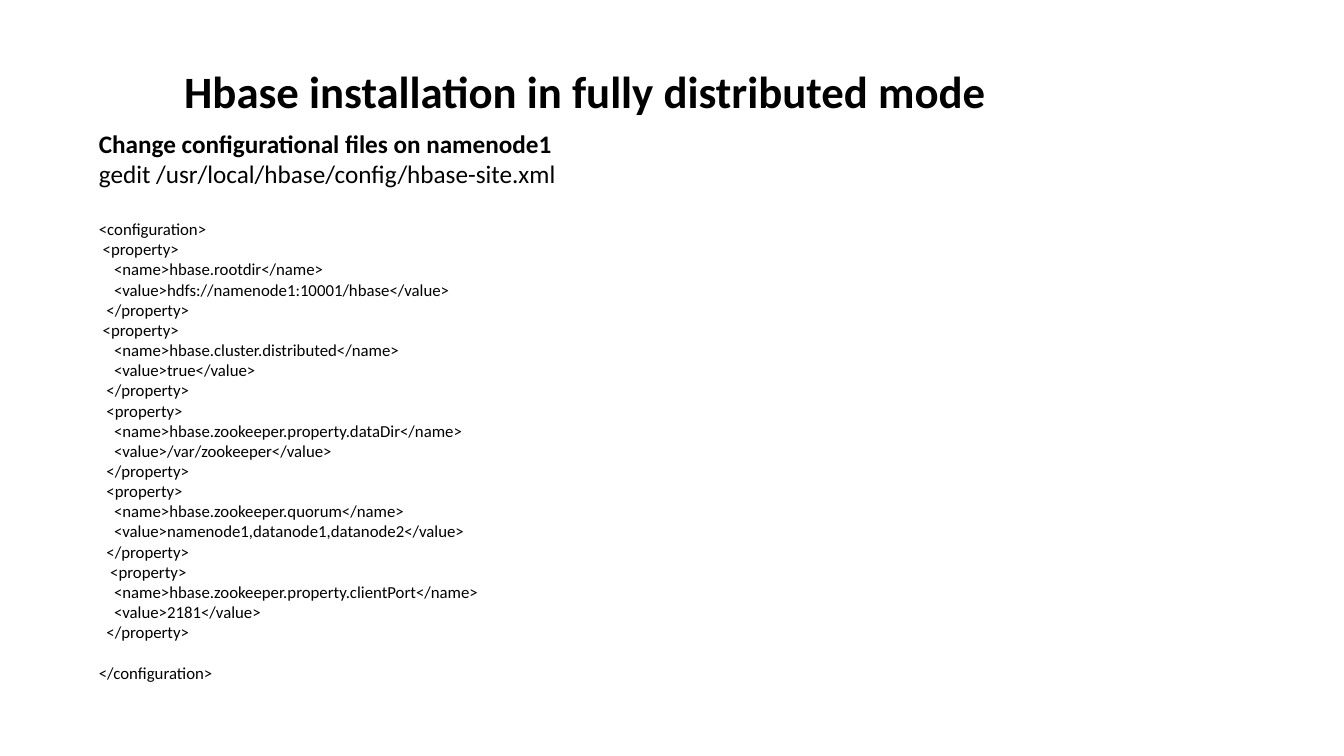
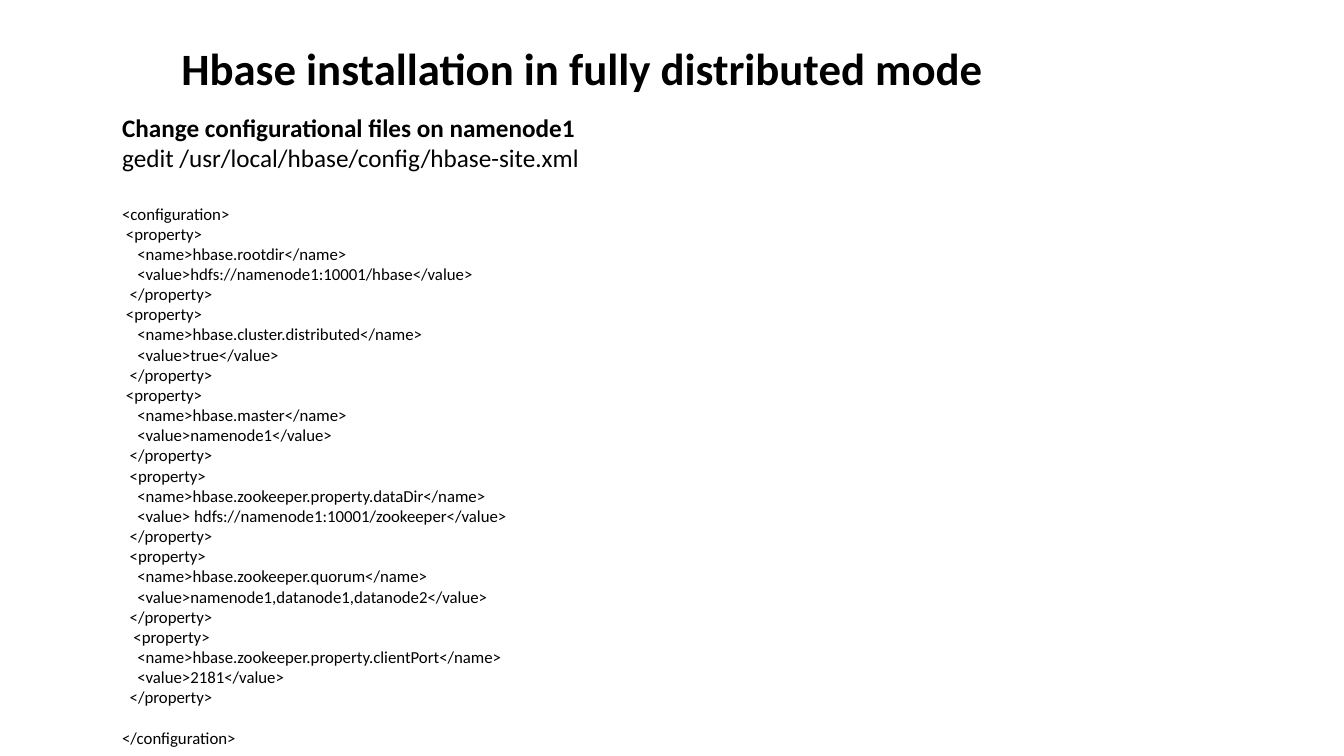
Before and after one commit to aashmishra/Bigdata_ppt, a slide deck: slide 8 of hbase.pptx. Drawn at 1344x756 pixels with LibreOffice and Linux fonts; fonts in the diff are those of the drawing. Boxes give left, top, right and bottom in pixels: in the first picture for what was removed or moved away, otherwise in the second. Text is boxed around its words. In the diff, an @@ line names an element or a change of style, - is before the commit and + after.

```diff
--- a/hbase.pptx
+++ b/hbase.pptx
@@ text "Hbase installation in fully distributed ..." moved from (x1=184, y1=76, x2=985, y2=115) to (x1=181, y1=53, x2=982, y2=92) @@
@@ text "Change configurational files on namenode1" moved from (x1=99, y1=135, x2=555, y2=682) to (x1=122, y1=119, x2=578, y2=747) @@
@@ text at (x1=130, y1=409, x2=346, y2=485): paragraphs added @@
+<name>hbase.master</name>
+<value>namenode1</value>
+</property>
+<property>
@@ text at (x1=137, y1=510, x2=506, y2=525): text changed @@
-<value>/var/zookeeper</value>
+<value> hdfs://namenode1:10001/zookeeper</value>
```
Also in this commit, not shown: 5 other slides changed, 5 slides added, 2 slides removed.
